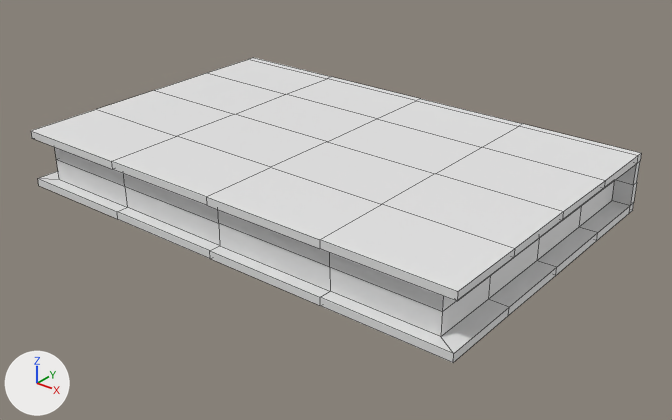
Two versions of the Blender file BlenderFundamentals/BlenderFundamentals_001.blend, one commit apart.
Camera for both pictures: a camera (50 mm lens) standing at (2.14, -2.62, 1.46) and looking at (0.07, -0.03, -0.14). Every picture has the same lights, and +X, +Y and +Z are marked at lower left. Mesh edges are drawn as thin lines.

The older version as bpy lines, for what is in view:
```python
me_cube_002 = bpy.data.meshes.new('Cube.002')
me_cube_002.from_pydata(...)  # 40 vertices, 29 faces; spans x -1.0..0.0, y -1.0..1.0, z 0.0..1.0
me_cube_003 = bpy.data.meshes.new('Cube.003')
me_cube_003.from_pydata(...)  # 39 vertices, 24 faces; spans x -0.92..0.92, y -0.92..0.95, z -0.73..0.73
ob_book_cover = bpy.data.objects.new('Book_cover', me_cube_002)
ob_book_cover.location = (0.0, 0.0, 0.0)
ob_book_cover.scale = (1.0, 0.65, 0.12)
_m = ob_book_cover.modifiers.new('Mirror', 'MIRROR')
_m.use_axis = (True, False, True)
ob_book_pages = bpy.data.objects.new('Book_pages', me_cube_003)
ob_book_pages.location = (0.0, 0.0, 0.0)
ob_book_pages.scale = (1.0, 0.65, 0.12)
```
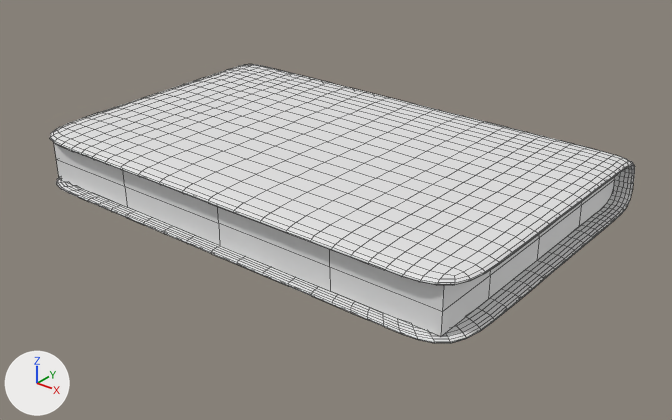
Pixel boxes (x1, y1, x2, y2) of what changed, in the pictures (672 x 420 px):
'Book_cover', reshaped, modifiers changed (8% shorter): before (31, 58, 641, 362); after (50, 64, 635, 343)

Patch to the scene script:
```diff
--- a/BlenderFundamentals/BlenderFundamentals_001.blend.py
+++ b/BlenderFundamentals/BlenderFundamentals_001.blend.py
@@ me_cube_002 @@
 # used by ob_book_cover; location = (0.0, 0.0, 0.0); scale = (1.0, 0.65, 0.12)
-me_cube_002.from_pydata(...)  # 40 vertices, 29 faces; spans x -1.0..0.0, y -1.0..1.0, z 0.0..1.0
+me_cube_002.from_pydata(...)  # 48 vertices, 36 faces; spans x -1.0..0.0, y -1.0..1.0, z 0.0..1.0
+# me_cube_002 part 1
+# 4 vertices are removed from x -1.0..0.0, y 0.95..1.0, z 0.73..1.0
+# 15 faces are deleted
+# 2 vertices move from x -0.5..0.0, y 0.95, z 1.0 to x -0.5..0.0, y 0.75, z 1.0
+# 4 vertices are added at (-1.0, 0.75, 1.0), (-1.0, 0.72, 0.73), (-0.92, 0.72, 0.73), (-0.71, -0.92, 0.73)
+# 8 new vertices lie (-0.25, 0.0, 0.0) away from vertices in x -0.5, y -1.0..1.0, z 0.0..1.0
+# 22 new faces join them
@@ ob_book_cover @@
 _m = ob_book_cover.modifiers.new('Mirror', 'MIRROR')
 _m.use_axis = (True, False, True)
+_m = ob_book_cover.modifiers.new('Subdivision', 'SUBSURF')
+_m.levels = 2
```
